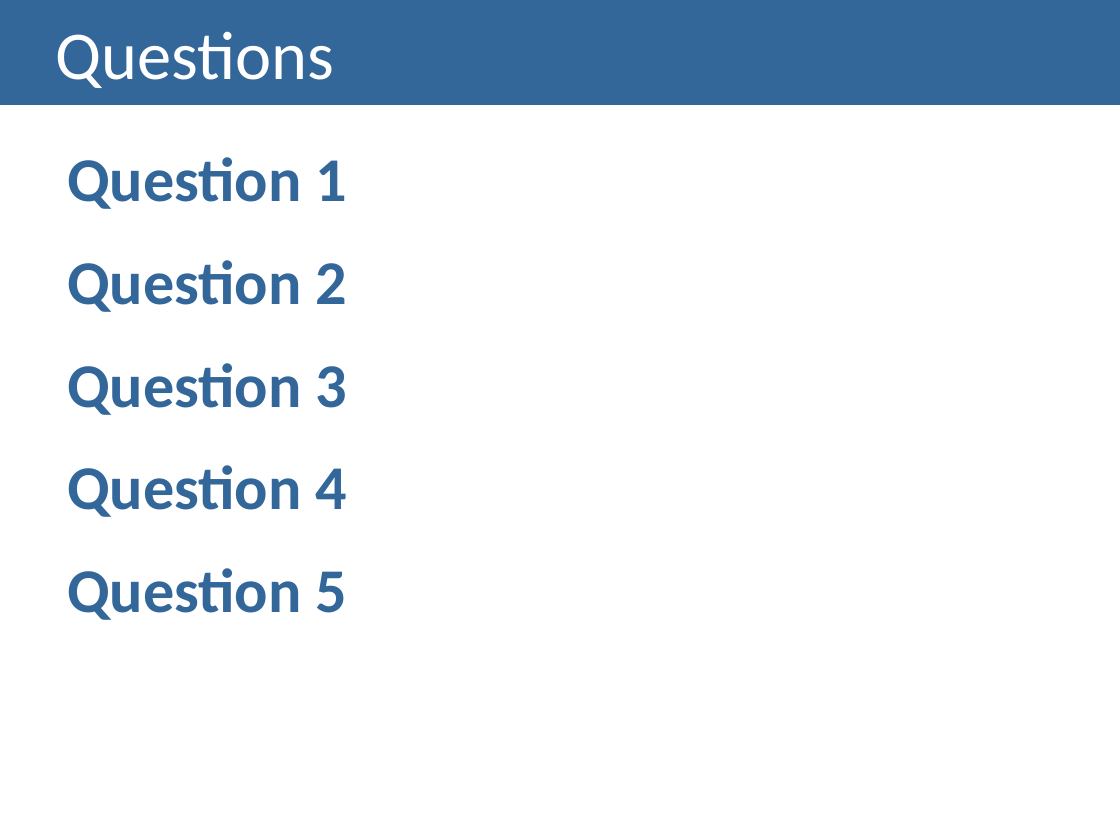
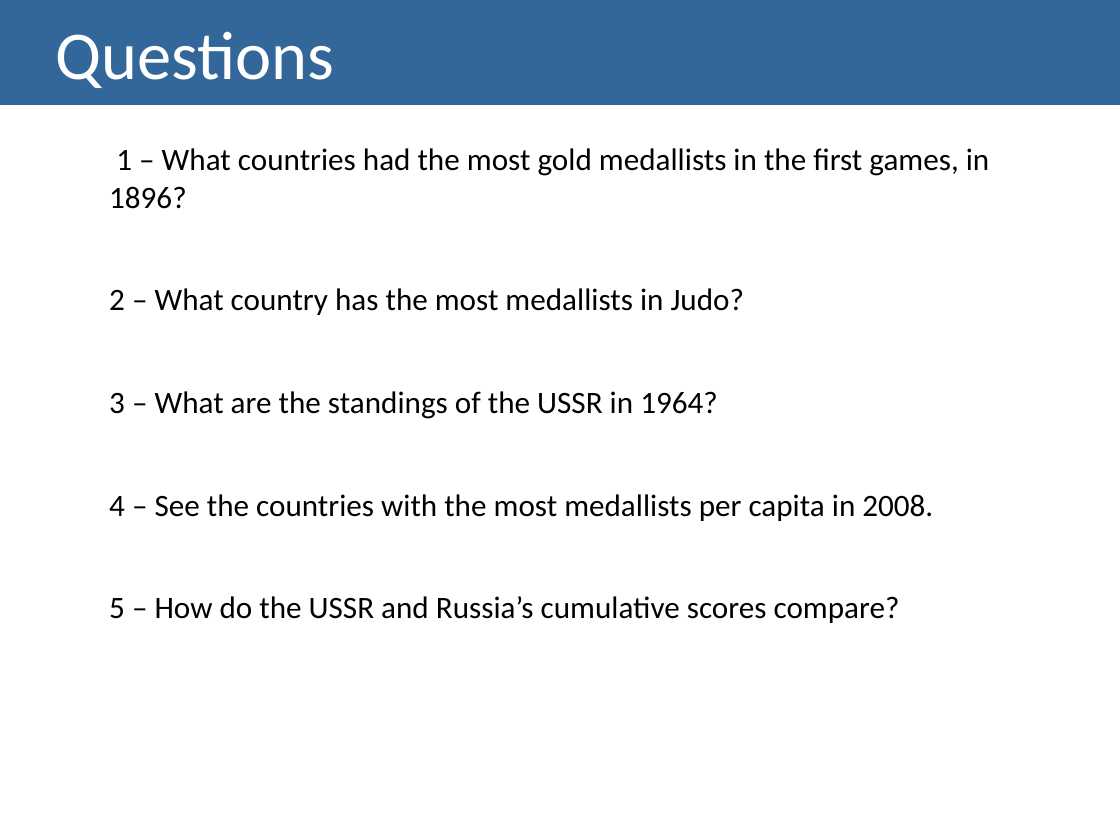
Before and after one commit to carboned4/V_I_2015_1, a slide deck: slide 14 of Lab03-PresentationTemplate.pptx. Drawn at 1120x840 pixels with LibreOffice and Linux fonts; fonts in the diff are those of the drawing. Boxes give left, top, right and bottom in pixels: in the first picture for what was removed or moved away, otherwise in the second. Text is boxed around its words. In the diff, an @@ line names an element or a change of style, - is before the commit and + after.

```diff
--- a/Lab03-PresentationTemplate.pptx
+++ b/Lab03-PresentationTemplate.pptx
@@ text at (109,148,989,623): text changed; size 40 to 20 pt; text colour #336699 to #000000; bold off @@
-Question 1
-Question 2
-Question 3
-Question 4
-Question 5
+      1 – What countries had the most gold medallists in the first games, in 1896?
+      2 – What country has the most medallists in Judo?
+      3 – What are the standings of the USSR in 1964?
+      4 – See the countries with the most medallists per capita in 2008.
+      5 – How do the USSR and Russia’s cumulative scores compare?
```
Also in this commit, not shown: 1 other slide changed, 1 slide added.
